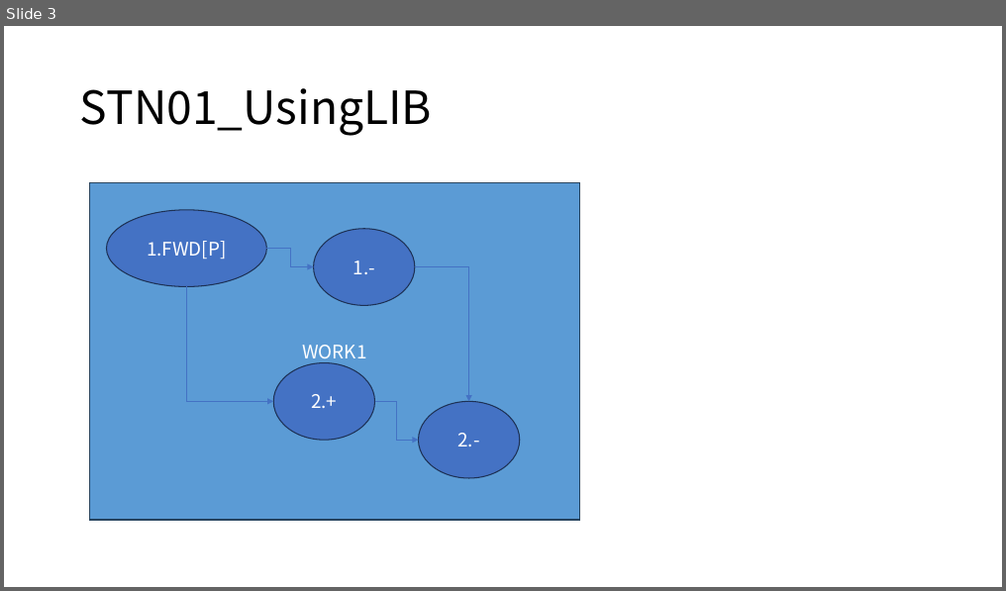
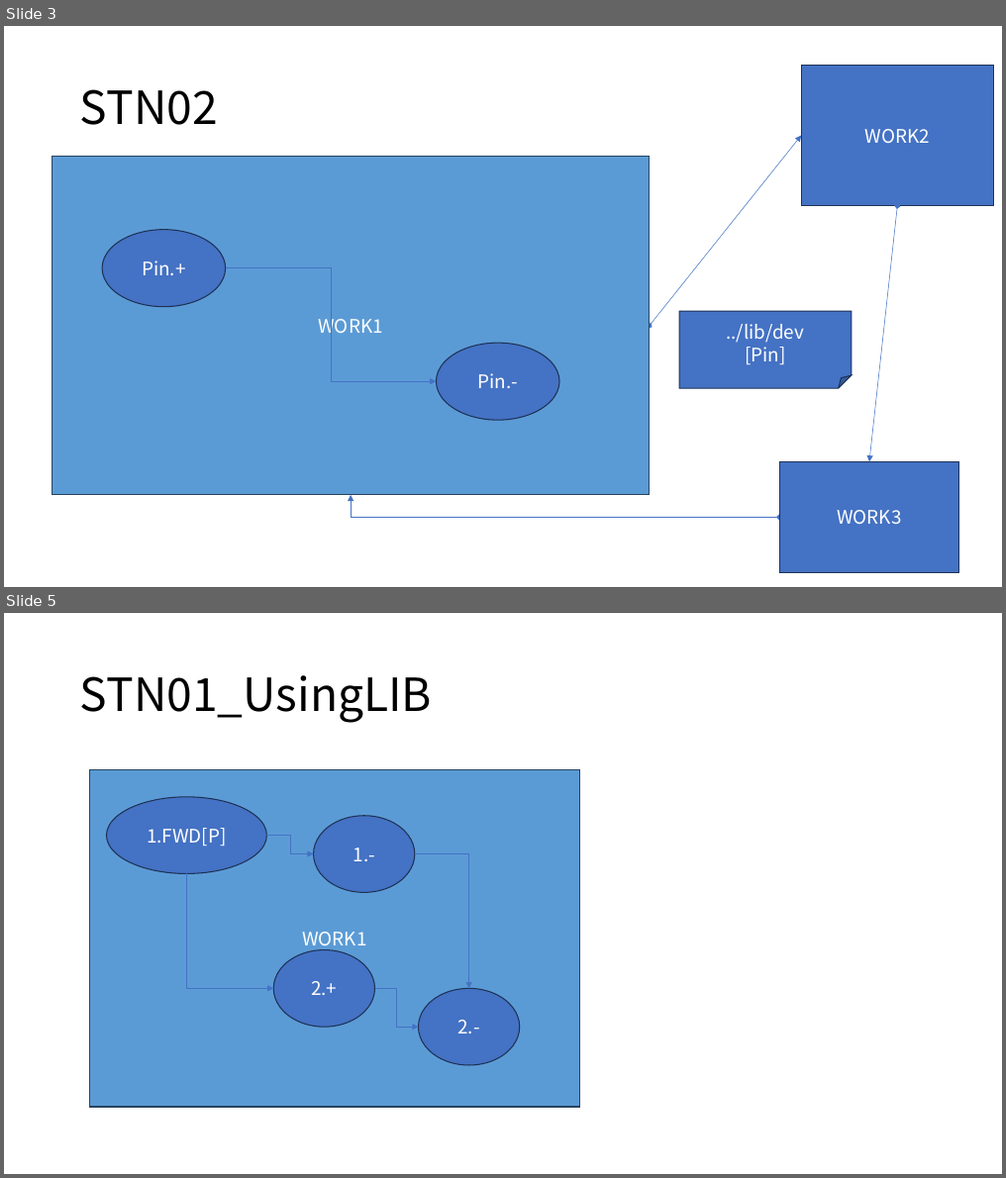
Before and after one commit to DualsoftDev/ds, a slide deck: DsDotNet/src/UnitTest/UnitTest.Model/ImportOfficeExample/exportDS/testA/testMy/my.pptx. Shown one above the other, each under a label of ours: slide 3 before the commit, slides 3 and 5 after it; the slides between them are not shown. The pictures are 1006x591 and 1006x1178 pixels, drawn with LibreOffice and Linux fonts; fonts in the diff are those of the drawing. Boxes give left, top, right and bottom in pixels: in the first picture for what was removed or moved away, otherwise in the second. Text is boxed around its words. In the diff, an @@ line names an element or a change of style, - is before the commit and + after.

```diff
--- a/DsDotNet/src/UnitTest/UnitTest.Model/ImportOfficeExample/exportDS/testA/testMy/my.pptx
+++ b/DsDotNet/src/UnitTest/UnitTest.Model/ImportOfficeExample/exportDS/testA/testMy/my.pptx
@@ slide 3 added at box(4, 26, 1002, 587), background #FFFFFF @@
@@ rectangle added at box(801, 65, 994, 206), fill #4472C4, outline #1E3256 1 pt, 18 pt, text #FFFFFF @@
+WORK2
@@ title added at box(80, 89, 218, 125), 44 pt, text #000000 @@
+STN02
@@ double arrow added from (649, 325) to (801, 135), #4472C4 0.5 pt @@
@@ double arrow added from (898, 206) to (869, 463), #4472C4 0.5 pt @@
@@ group added at box(52, 157, 650, 495): 2 ellipses, 1 rectangle, 1 elbow arrow @@
+WORK1
+Pin.+
+Pin.-
@@ folded corner added at box(679, 311, 851, 388), fill #4472C4, outline #1E3256 1 pt, 18 pt, text #FFFFFF @@
+../lib/dev
+[Pin]
@@ rectangle added at box(779, 463, 959, 573), fill #4472C4, outline #1E3256 1 pt, 18 pt, text #FFFFFF @@
+WORK3
@@ elbow double arrow added from (779, 518) to (350, 495), #4472C4 0.5 pt @@
@@ what was slide 3 is now slide 5 @@
```
Also in this commit, not shown: 2 slides changed, 1 other slide added, 4 other files.
